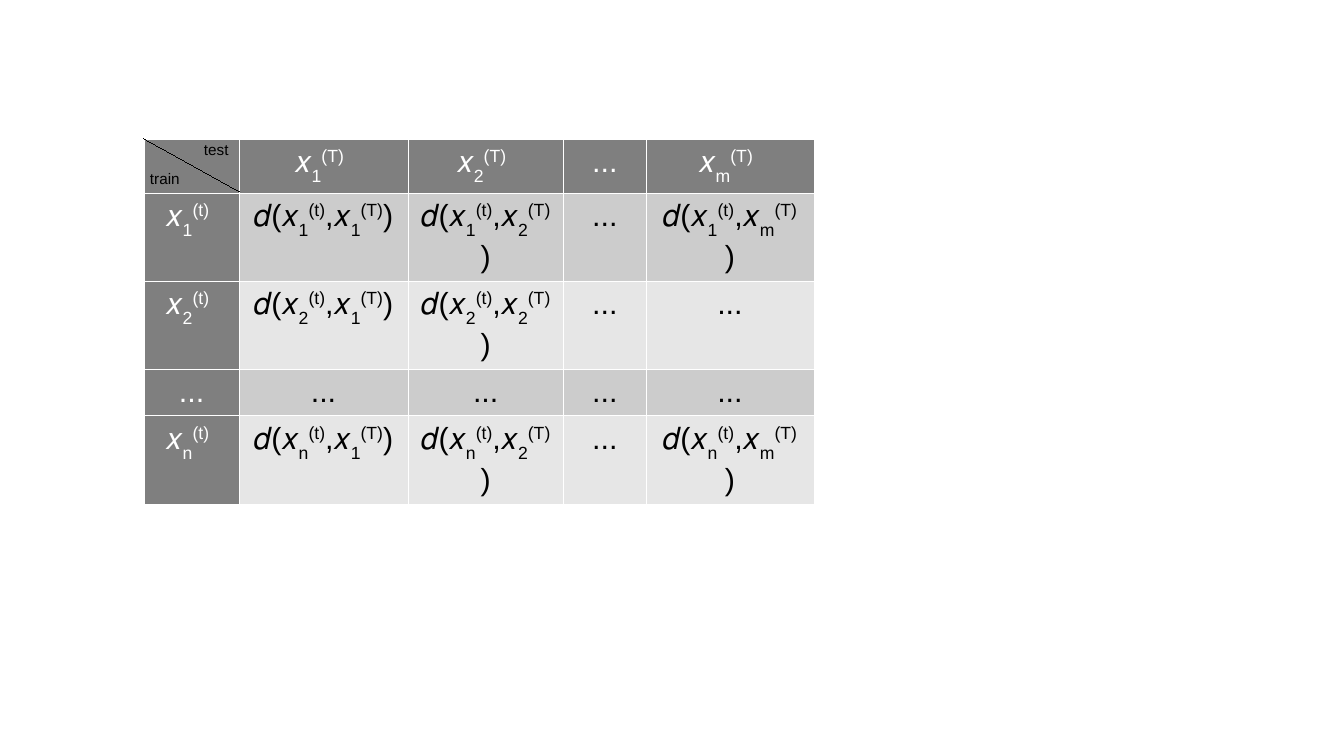
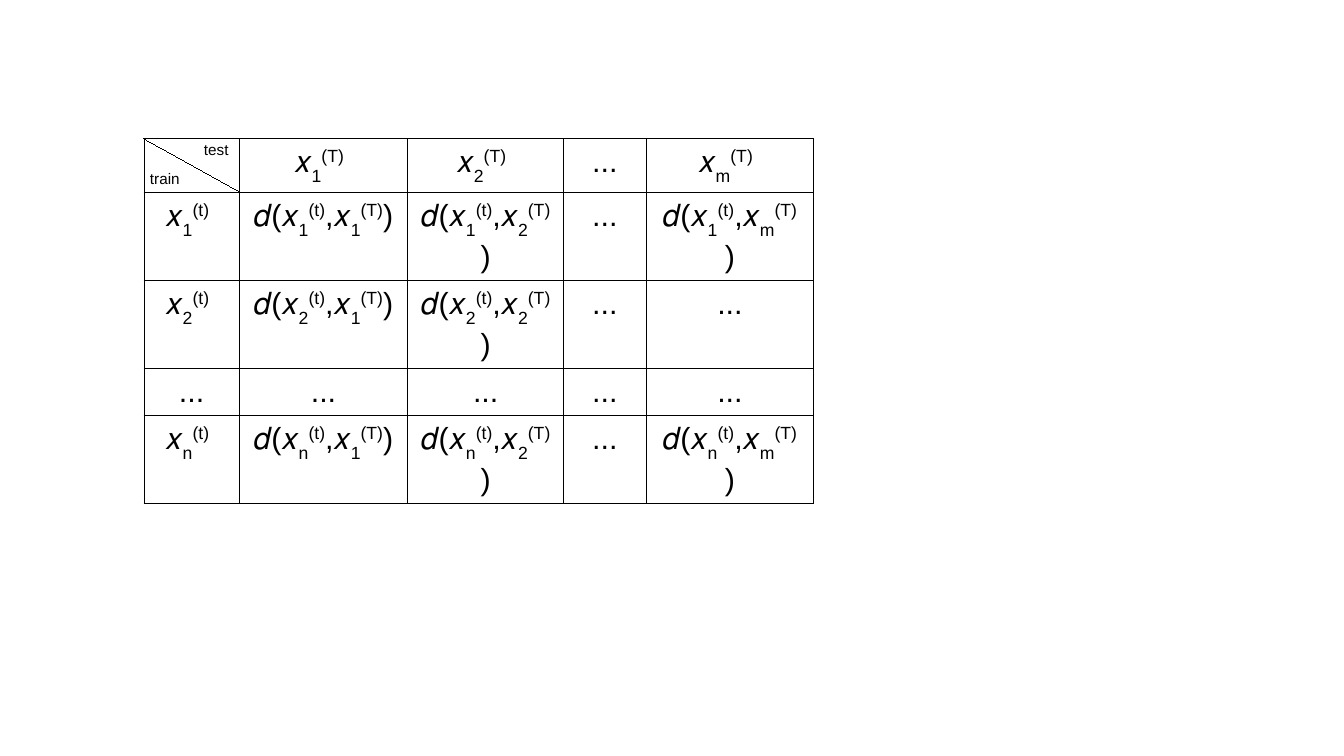
Before and after one commit to savoga/maths-for-data-science, a slide deck: slide 5 of ML/Schemas.odp. Drawn at 1344x756 pixels with LibreOffice and Linux fonts; fonts in the diff are those of the drawing. Boxes give left, top, right and bottom in pixels: in the first picture for what was removed or moved away, otherwise in the second. Text is boxed around its words. In the diff, an @@ line names an element or a change of style, - is before the commit and + after.

```diff
--- a/ML/Schemas.odp
+++ b/ML/Schemas.odp
@@ table at bbox=[144, 139, 815, 463] @@
@@ fill #7F7F7F to none in 8 cells @@
@@ fill #CCCCCC to none in 8 cells @@
@@ fill #E6E6E6 to none in 8 cells @@
@@ text colour #FFFFFF to #000000 in "𝑥1(T)", "𝑥2(T)", "...", "𝑥m(T)" and 4 more places @@
@@ borders changed @@
```
Also in this commit, not shown: 3 other slides changed, 1 slide added, 3 other files.
